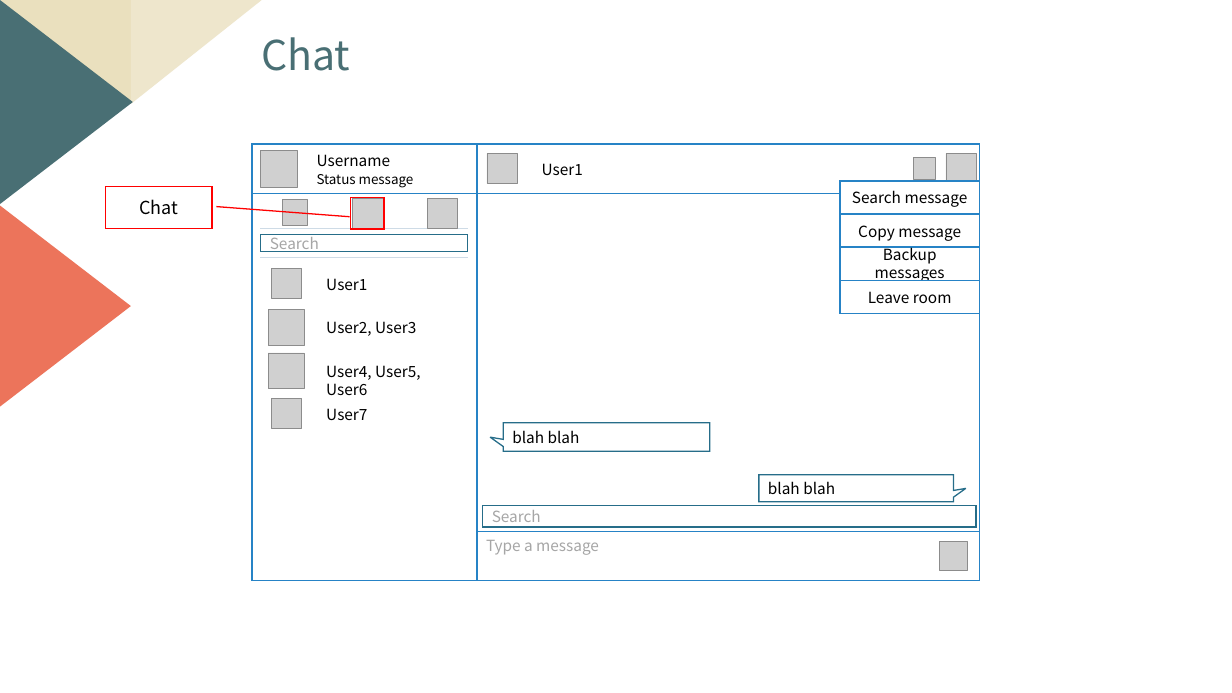
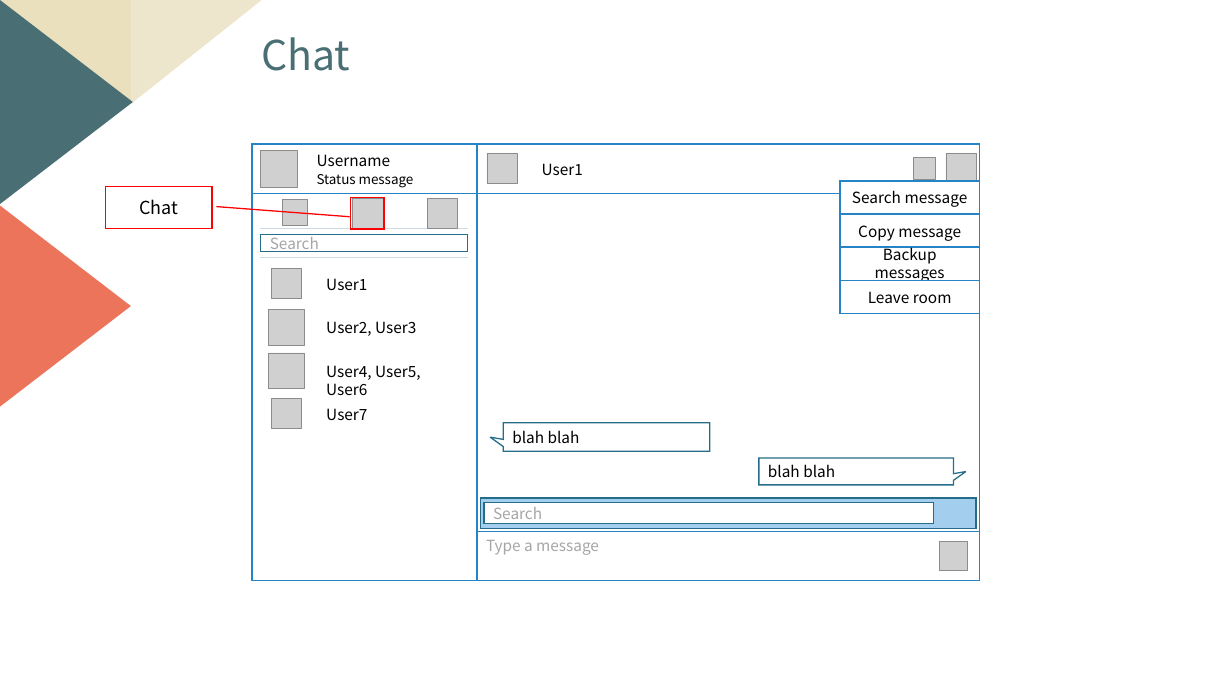
Before and after one commit to jhbaessi/coffee_beans, a slide deck: slide 12 of docs/GUI_Design_Concepts.pptx (slide 9 before the commit). Drawn at 1232x693 pixels with LibreOffice and Linux fonts; fonts in the diff are those of the drawing; grey boxes stand for pictures; background and template pictures are left out. Boxes give left, top, right and bottom in pixels: in the first picture for what was removed or moved away, otherwise in the second. Text is boxed around its words. In the diff, an @@ line names an element or a change of style, - is before the commit and + after.

```diff
--- a/docs/GUI_Design_Concepts.pptx
+++ b/docs/GUI_Design_Concepts.pptx
@@ speech box "blah blah": place and size @@
-speech box "blah blah" at [759,475,954,502]
+speech box "blah blah" at [759,458,954,485]
@@ rectangle added at [481,498,976,529], fill #A3CEED, outline #266D8A 1 pt @@
@@ rectangle "Search": place and size @@
-rectangle "Search" at [482,506,976,527]
+rectangle "Search" at [484,503,934,524]
```
Also in this commit, not shown: 2 other slides changed, 3 slides added.
